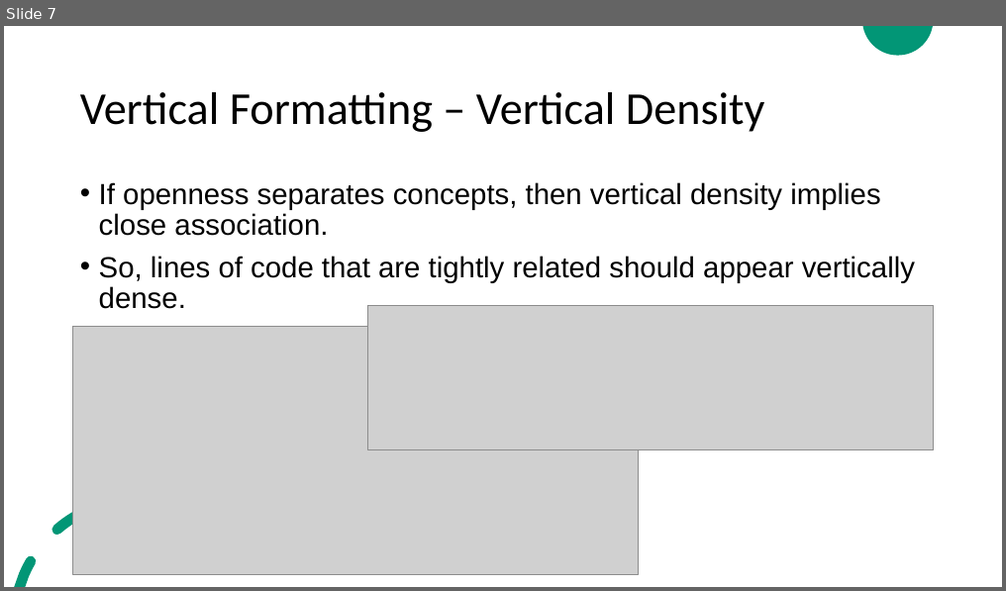
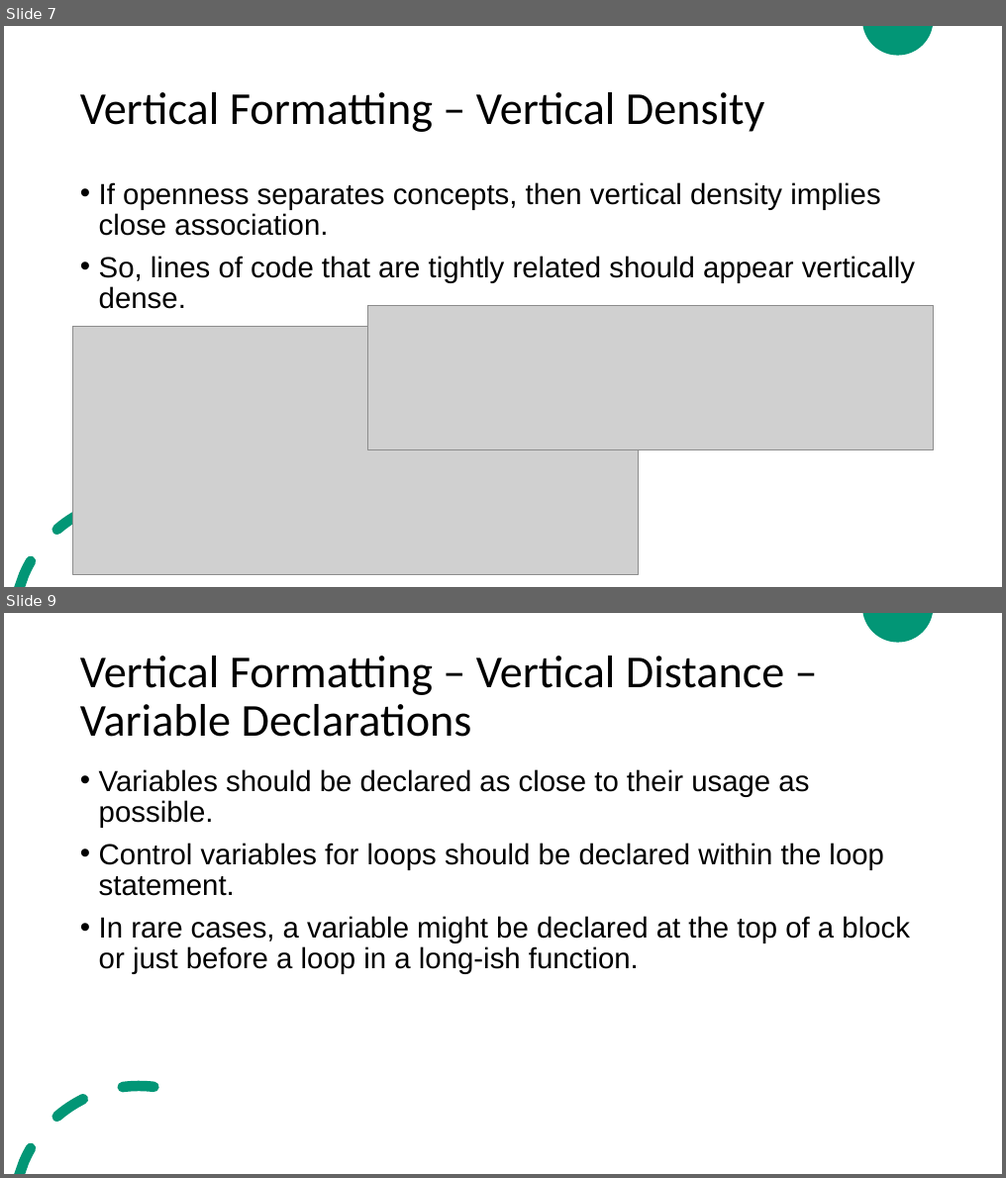
Before and after one commit to ZeinaZayed4/clean-code, a slide deck: Clean Code - Chapter 5.pptx. Shown one above the other, each under a label of ours: slide 7 before the commit, slides 7 and 9 after it; the slides between them are not shown. The pictures are 1006x591 and 1006x1178 pixels, drawn with LibreOffice and Linux fonts; fonts in the diff are those of the drawing; grey boxes stand for pictures. Boxes give left, top, right and bottom in pixels: in the first picture for what was removed or moved away, otherwise in the second. Text is boxed around its words. In the diff, an @@ line names an element or a change of style, - is before the commit and + after.

Commit message:
Update Clean Code - Chapter 5.pptx
Completed vertical formatting section

```diff
--- a/Clean Code - Chapter 5.pptx
+++ b/Clean Code - Chapter 5.pptx
@@ slide 9 added at (4,613,1002,1174), background #FFFFFF; not listed: 2 template elements that a slide beside it also shows @@
@@ title added at (80,656,784,737), 44 pt, text #000000 @@
+Vertical Formatting – Vertical Distance – Variable Declarations
@@ text added at (99,769,910,974), 28 pt, text #000000 @@
+• Variables should be declared as close to their usage as possible.
+• Control variables for loops should be declared within the loop statement.
+• In rare cases, a variable might be declared at the top of a block or just before a loop in a long-ish function.
```
Also in this commit, not shown: 5 other slides added.
